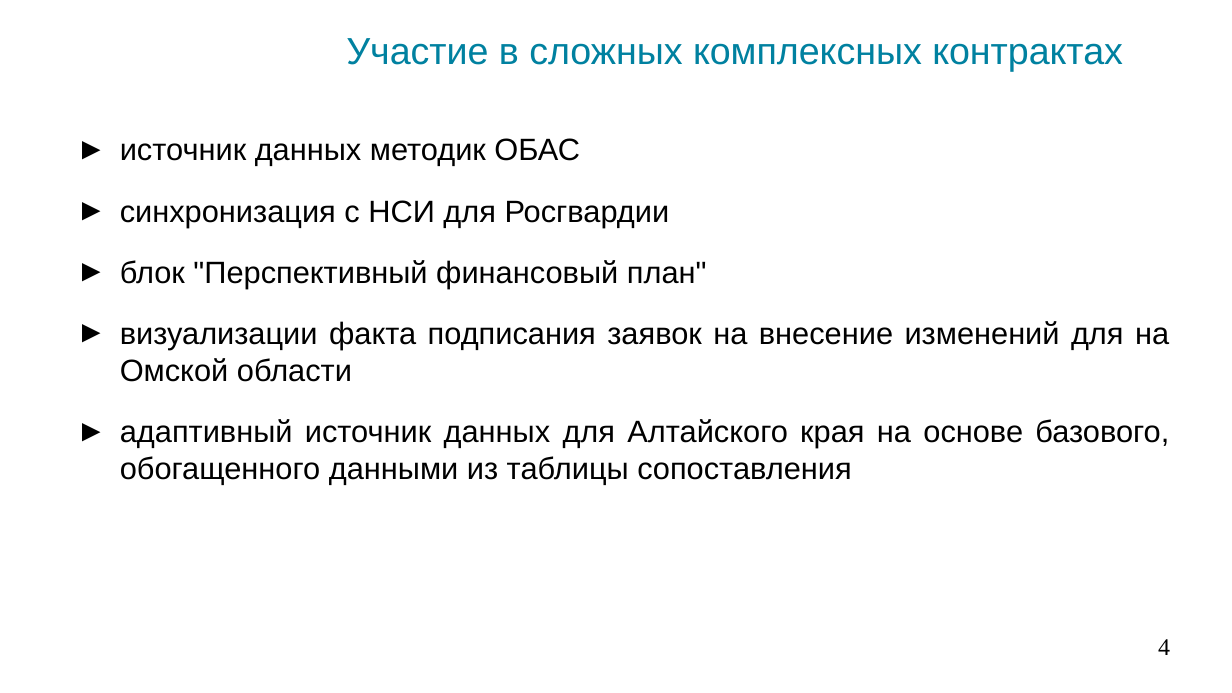
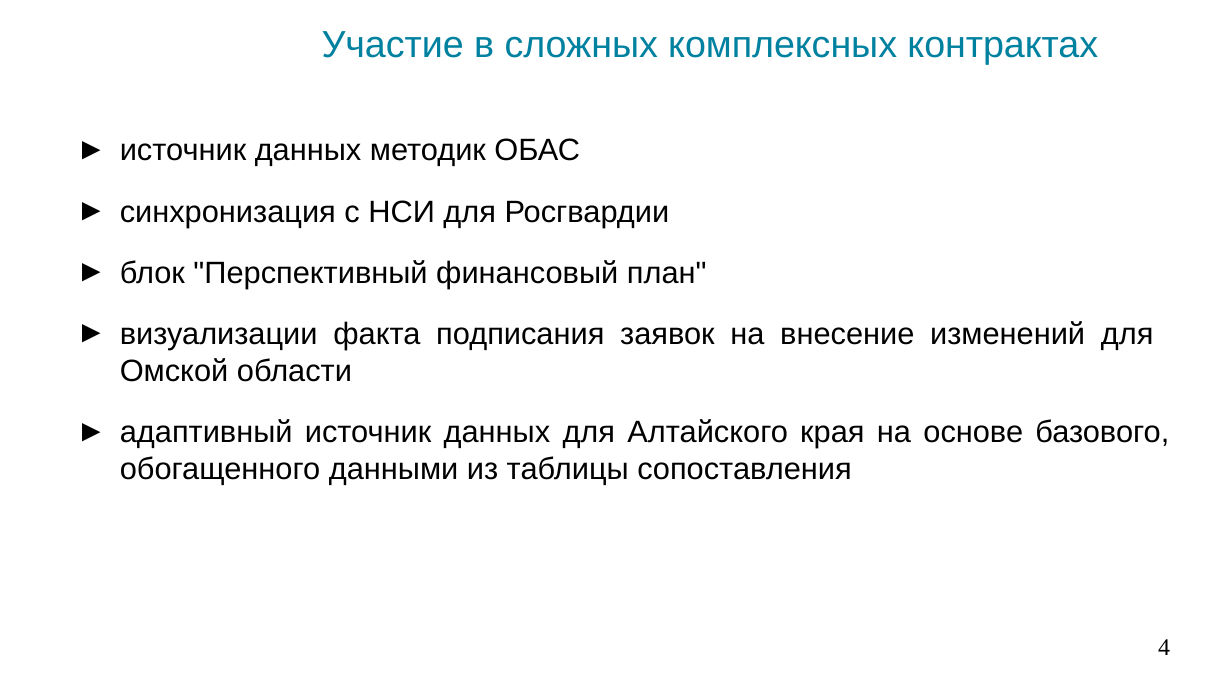
Before and after one commit to kuznetsoviv/krista-attestation-sp2, a slide deck: slide 4 of presentation.pptx. Drawn at 1232x693 pixels with LibreOffice and Linux fonts; fonts in the diff are those of the drawing; background and template pictures are left out. Boxes give left, top, right and bottom in pixels: in the first picture for what was removed or moved away, otherwise in the second. Text is boxed around its words. In the diff, an @@ line names an element or a change of style, - is before the commit and + after.

```diff
--- a/presentation.pptx
+++ b/presentation.pptx
@@ title "Участие в сложных комплексных контрактах": place and size @@
-title "Участие в сложных комплексных контрактах" at [346,38,1123,72]
+title "Участие в сложных комплексных контрактах" at [322,31,1098,65]
@@ text at [120,321,1154,382]: text changed @@
-► визуализации факта подписания заявок на внесение изменений для на Омской области
+► визуализации факта подписания заявок на внесение изменений для Омской области
```
Also in this commit, not shown: 4 other slides changed, 1 slide added, 3 other files.
